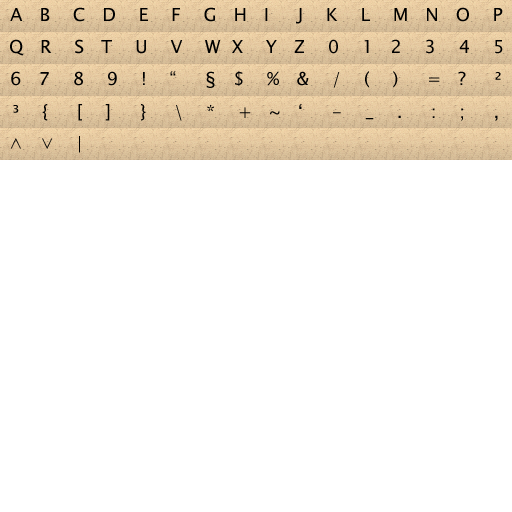
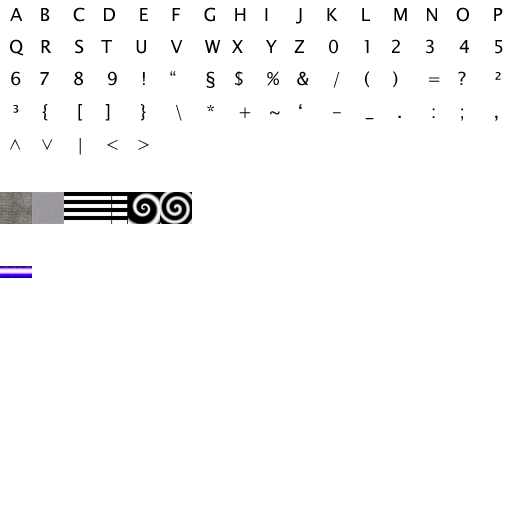
Layered file, before and after one edit (512 x 512). Changes by layer:
removed layer "|" over 79, 136, 80, 153
removed layer "Ebene 5" over 0, 128, 512, 160
renamed "A B C D E F G" to "Reihe 1", moved it above "Reihe 2" over 10, 7, 503, 24
renamed "Ebene 2" to "Reihe 2", moved it above "Reihe 3" over 10, 39, 503, 56
renamed "Ebene 3" to "Reihe 3", moved it above "Reihe 4" over 11, 71, 501, 88
added layer "Reihe 5" above "Grundebene" over 10, 138, 149, 155
added layer "Grundebene" above "Farbebene" over 0, 192, 192, 278
renamed "Ebene 1" to "Farbebene", hid it, painted on it over 0, 0, 512, 278
removed layer "Ebene 0" over 0, 0, 512, 64
